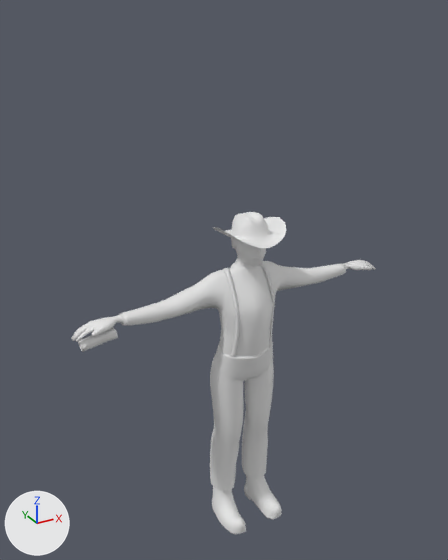
A saved change to the glTF model blender_models/Cowboy_Rig.001.glb.
One viewpoint serves both versions: a camera (50 mm lens) standing at (-1.51, -2.51, 2.78) and looking at (0.11, 0.44, 1.3). The lights are fixed; the arrows at lower left show +X, +Y and +Z. Where no turn or scale is listed for an object, it has been applied to the vertices. Vertices at the same position are counted once.

Objects in the first picture: 'Boots', 'Hat', 'Suspenders', 'dude'.
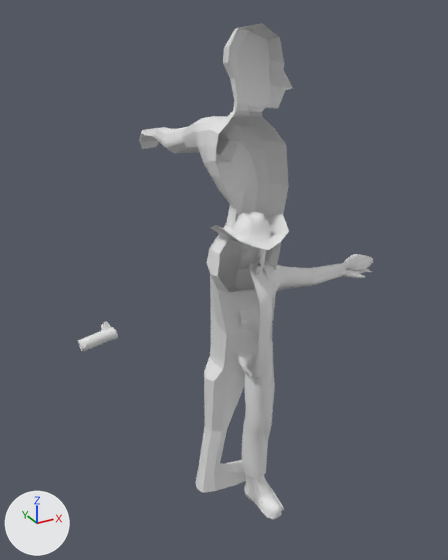
The change, as a list of edits to the scene's bpy script:
```text
Change me_plane:
    where me_plane.from_pydata(...)  # 444 vertices, 856 faces; spans x -0.189..0.189, y -0.211..0.143, z -0.001..0.377
    used by ob_boots; location = (0.0, 0.0, 0.0)
    me_plane part 1: the loose piece of 172 vertices spanning x -0.189..-0.045, y -0.211..0.109, z -0.001..0.377 is deleted
Change me_cube_001:
    used by ob_dude; location = (0.0, 0.0, 0.0)
    remove me_cube_001.from_pydata(...)  # 1381 vertices, 2708 faces; spans x -0.91..0.91, y -0.15..0.12, z 0.19..1.79
    add me_cube_001.from_pydata(...)  # 631 vertices, 1170 faces; spans x 0.0..0.85, y -0.15..0.12, z 0.19..1.79
    me_cube_001 part 2: 658 vertices removed from x -0.91..0.0, y -0.14..0.12, z 0.19..1.79
    me_cube_001 part 3: 15 vertices moved from x 0.69..0.89, y 0.02..0.1, z 1.38..1.43 to x 0.7..0.85, y 0.0..0.11, z 1.39..1.45; 118 vertices removed from x 0.7..0.91, y -0.03..0.09, z 1.36..1.44; 26 vertices added at x 0.7..0.85, y -0.04..0.1, z 1.38..1.47
Add me_cube_014:
    me_cube_014.from_pydata(...)  # 382 vertices, 718 faces; spans x -0.18..0.26, y 0.0..1.26, z 0.0..2.71
Add me_cube_015:
    me_cube_015.from_pydata(...)  # 1236 vertices, 2394 faces; spans x 0.0..0.83, y -0.18..0.14, z 0.0..1.8
Add ob_dude_master:
    ob_dude_master = bpy.data.objects.new('dude_Master', me_cube_014)
    ob_dude_master.location = (0.0, 0.0, 0.0)
Add ob_dude_base:
    ob_dude_base = bpy.data.objects.new('dude_base', me_cube_015)
    ob_dude_base.location = (0.0, 0.0, 0.0)
```

Changed parts and their boxes (x1, y1, x2, y2) in the pictures (448 x 560 px):
'dude_Master', added: after (139, 23, 293, 493)
'dude', reshaped (55% narrower): before (71, 240, 376, 490); after (237, 244, 373, 479)
'dude_base', added: after (235, 245, 372, 511)
'Boots', reshaped: before (212, 475, 282, 534); after (244, 475, 282, 520)
part 1 of me_plane, deleted: before (212, 486, 246, 534)
part 2 of me_cube_001, deleted: before (71, 240, 261, 490)
part 3 of me_cube_001, cut back: before (344, 260, 376, 270); after (342, 254, 373, 271)
